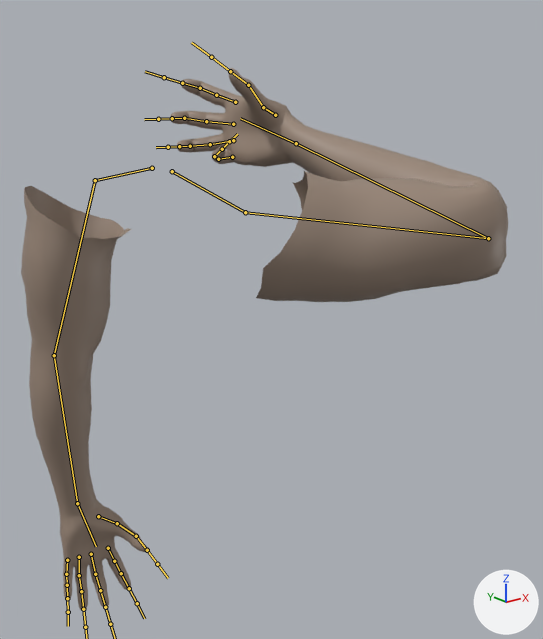
A saved change to the FBX model WaltersWalk/Assets/WW_Art/ModelosSergi/walter's arms/walter's arms.fbx.
Before and after are seen from a camera (50 mm lens) standing at (-0.56, -1.71, 1.79) and looking at (0.69, -0.13, 1.16). Every picture has the same lights, and +X, +Y and +Z are marked at lower right. Both versions are drawn at frame 30 of the action "walter's arms|mobile out"; the numbers are the values there. The bones that bend it are drawn over the model as lines.

The first picture shows 'Basiccharacter:Body'.
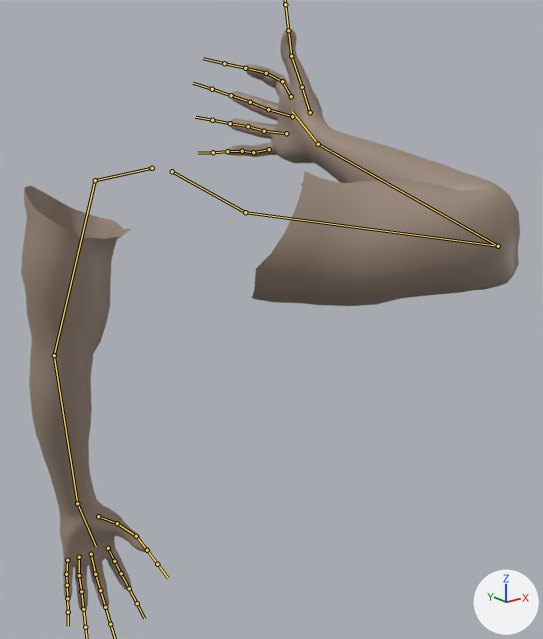
Boxes (x1, y1, x2, y2) around the edits, measured in the pictures (543 x 639 px):
'Basiccharacter:Body', posed (7% taller)
    before: (21, 68, 508, 610)
    after: (21, 29, 520, 610)
bone 'upperarm_r', root to tip
    before: (245, 212) to (488, 238)
    after: (245, 212) to (498, 246)
bone 'hand_r', root to tip
    before: (296, 143) to (240, 118)
    after: (318, 144) to (292, 111)
bone 'index_01_r', root to tip
    before: (235, 102) to (216, 95)
    after: (291, 96) to (282, 81)
bone 'index_02_r', root to tip
    before: (216, 95) to (200, 88)
    after: (282, 81) to (266, 73)
bone 'index_03_r', root to tip
    before: (200, 88) to (182, 83)
    after: (266, 73) to (245, 68)
bone 'middle_01_r', root to tip
    before: (233, 124) to (206, 121)
    after: (292, 116) to (268, 109)
bone 'middle_02_r', root to tip
    before: (206, 121) to (184, 118)
    after: (268, 109) to (250, 102)
bone 'middle_03_r', root to tip
    before: (184, 118) to (172, 118)
    after: (250, 102) to (231, 95)
bone 'pinky_01_r', root to tip
    before: (232, 157) to (218, 159)
    after: (269, 149) to (253, 152)
bone 'pinky_02_r', root to tip
    before: (218, 159) to (214, 156)
    after: (253, 152) to (242, 151)
bone 'pinky_03_r', root to tip
    before: (214, 156) to (222, 149)
    after: (242, 151) to (227, 151)
bone 'ring_01_r', root to tip
    before: (233, 140) to (210, 144)
    after: (286, 133) to (264, 131)
bone 'ring_02_r', root to tip
    before: (210, 144) to (190, 146)
    after: (264, 131) to (248, 126)
bone 'ring_03_r', root to tip
    before: (190, 146) to (179, 146)
    after: (248, 126) to (230, 123)
bone 'thumb_01_r', root to tip
    before: (275, 115) to (263, 107)
    after: (310, 112) to (302, 87)
bone 'thumb_02_r', root to tip
    before: (263, 107) to (248, 85)
    after: (302, 87) to (291, 56)
bone 'thumb_03_r', root to tip
    before: (248, 85) to (230, 71)
    after: (291, 56) to (288, 30)

The change in detail:
Bone 'upperarm_r' (bone_upperarm_r) turns from (73, 29, 26) to (70, 37, 24) degrees about its own x, y and z.
Bone 'hand_r' (bone_hand_r) turns from (-18, 56, -9) to (-41, 40, -29) degrees about its own x, y and z.
Bone 'index_01_r' (bone_index_01_r) moves from (0.0, 0.0, 0.0) to (-0.02, -0.02, 0.02).
Bone 'index_01_r' (bone_index_01_r) turns from (8, 0, 0) to (-4, 3, -18) degrees about its own x, y and z.
Bone 'index_02_r' (bone_index_02_r) turns from (-14, 0, 0) to (31, 0, 0) degrees about its own x, y and z.
Bone 'index_03_r' (bone_index_03_r) turns from (47, 9, -8) to (16, 0, 0) degrees about its own x, y and z.
Bone 'middle_01_r' (bone_middle_01_r) moves from (0.0, 0.0, 0.0) to (0.0, -0.05, 0.0).
Bone 'middle_01_r' (bone_middle_01_r) turns from (13, 0, 0) to (26, 3, -6) degrees about its own x, y and z.
Bone 'middle_02_r' (bone_middle_02_r) turns from (6, 0, 0) to (-7, 0, 0) degrees about its own x, y and z.
Bone 'middle_03_r' (bone_middle_03_r) turns from (49, 0, 0) to (0, 0, 0) degrees about its own x, y and z.
Bone 'pinky_01_r' (bone_pinky_01_r) moves from (0.0, 0.0, 0.0) to (-0.03, 0.14, 0.11).
Bone 'pinky_01_r' (bone_pinky_01_r) turns from (51, 0, 16) to (58, -7, 23) degrees about its own x, y and z.
Bone 'pinky_02_r' (bone_pinky_02_r) turns from (33, 0, 0) to (2, 6, -10) degrees about its own x, y and z.
Bone 'pinky_03_r' (bone_pinky_03_r) turns from (48, 0, 0) to (0, 2, 9) degrees about its own x, y and z.
Bone 'ring_01_r' (bone_ring_01_r) moves from (0.0, 0.0, 0.0) to (-0.02, 0.02, 0.01).
Bone 'ring_01_r' (bone_ring_01_r) turns from (17, 0, 6) to (36, 3, -4) degrees about its own x, y and z.
Bone 'ring_02_r' (bone_ring_02_r) turns from (3, 0, 0) to (-25, 0, 0) degrees about its own x, y and z.
Bone 'ring_03_r' (bone_ring_03_r) turns from (53, 0, 0) to (0, 0, 0) degrees about its own x, y and z.
Bone 'thumb_01_r' (bone_thumb_01_r) turns from (15, 3, -40) to (-18, -4, 2) degrees about its own x, y and z.
Bone 'thumb_02_r' (bone_thumb_02_r) turns from (-21, 0, 0) to (0, -23, -8) degrees about its own x, y and z.
Bone 'thumb_03_r' (bone_thumb_03_r) turns from (0, 0, 0) to (-30, 3, 0) degrees about its own x, y and z.
